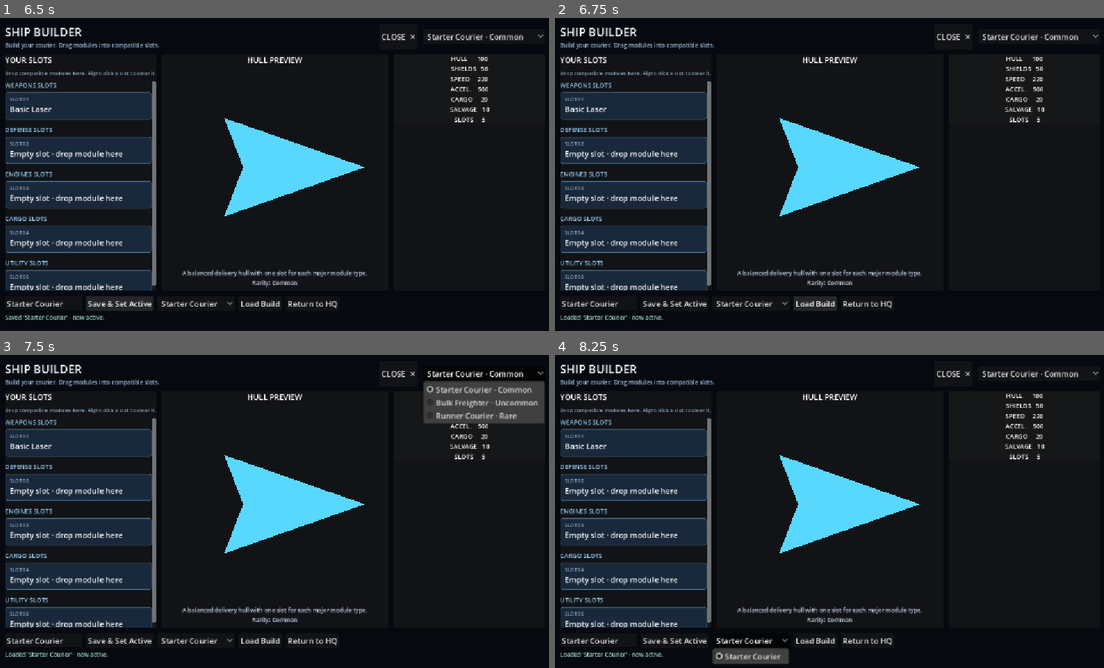
Above: before the commit, frames 1-4 (two rows, left to right).
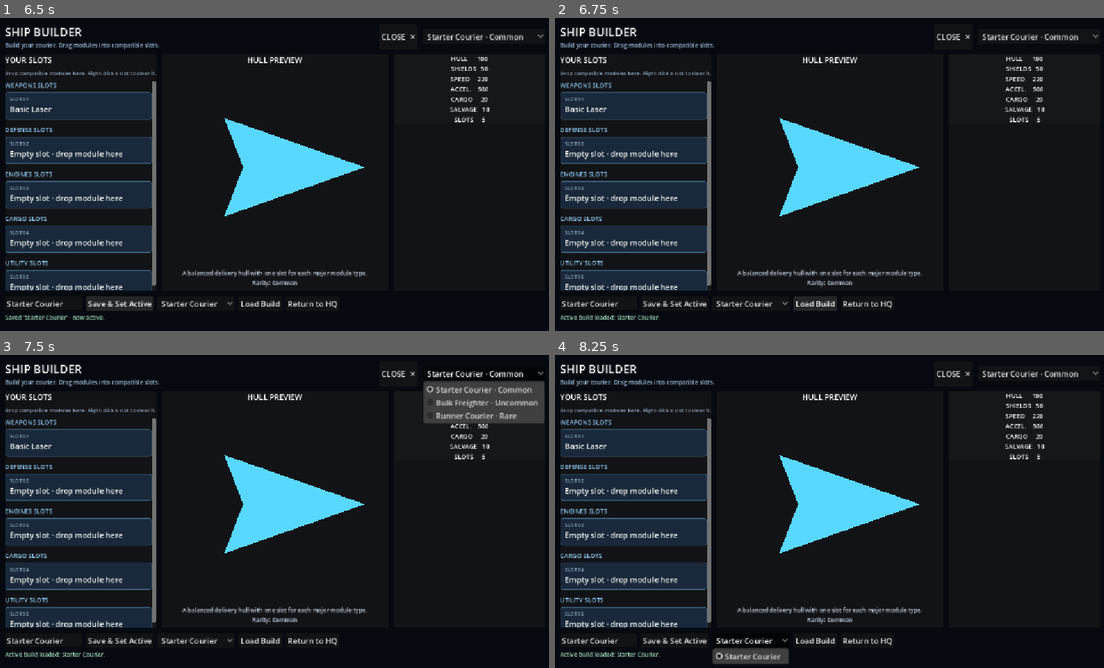
Above: after the commit, the same moments.

Repository: Bbran4/SpaceDelivery
Game: Godot game, scene res://scenes/hq.tscn
Same seed, same stepped clock (60 frames per second), same inputs: the game is played once before the commit and once after it.
Inputs:
- Up to frame 1 (6.5 s): click "Priority Medical Shipment Hel…" at 0.5 s; click "Fragile Relay Components Oute…" at 1.25 s; click "UPGRADES / Unlock Equipment" at 2 s; click "VIEW ROUTE / FRAGILE RELAY CO…" at 2.75 s; click "TEST FLIGHT" at 3.5 s; click "RETURN TO HQ" at 4.25 s; click "SHIPYARD / Configure Ship" at 5 s; click "Save & Set Active" at 5.75 s
- Up to frame 2 (6.75 s): click "Load Build" at 6.5 s
- Up to frame 3 (7.5 s): click "Starter Courier · Common" at 7.25 s
- Up to frame 4 (8.25 s): click "Starter Courier" at 8 s

Frame 1 is identical in both runs. In frame 2, 0.2% of the frame differs, in the area x 1-20%, y 94-97%; in frame 3, 0.2%; in frame 4, 0.2%.

Commit message:
Block weaponless ship saves and loads

Diff:
--- a/scripts/ship_builder.gd
+++ b/scripts/ship_builder.gd
@@ -361,6 +361,9 @@
 func _on_save_pressed() -> void:
 	if selected_hull == null:
 		return
+	if not has_active_weapon():
+		status_label.text = "Cannot save: install a weapon before saving this build."
+		return
 	var build_name: String = build_name_input.text.strip_edges()
 	if build_name.is_empty():
 		status_label.text = "Enter a name before saving."
@@ -381,7 +384,7 @@
 	var build_name: String = str(saved_build_picker.get_item_metadata(saved_build_picker.selected))
 	var build: Dictionary = ShipBuildStore.load_build(build_name)
 	if build.is_empty():
-		status_label.text = "Saved build could not be found."
+		status_label.text = "Saved build is invalid or has no compatible weapon."
 		return
 	var hull_path: String = str(build.get("hull_path", ""))
 	var loaded_hull: ShipHull = load(hull_path) as ShipHull
@@ -389,27 +392,10 @@
 	if loaded_hull == null or hull_index < 0:
 		status_label.text = "The saved hull resource is missing."
 		return
-	selected_hull = loaded_hull
-	hull_picker.select(hull_index)
-	selected_modules.clear()
-	selected_module_paths.clear()
-	selected_modules.resize(selected_hull.slot_categories.size())
-	selected_module_paths.resize(selected_hull.slot_categories.size())
-	var module_paths: Variant = build.get("module_paths", PackedStringArray())
-	for slot_index: int in range(selected_module_paths.size()):
-		var module_path: String = str(module_paths[slot_index]) if slot_index < module_paths.size() else ""
-		var module: ShipModule = load(module_path) as ShipModule if not module_path.is_empty() else null
-		if module != null and not _category_fits(selected_hull.slot_categories[slot_index], module.category):
-			module = null
-			module_path = ""
-		selected_modules[slot_index] = module
-		selected_module_paths[slot_index] = module_path
-	_update_hull_preview()
-	_rebuild_slot_groups()
-	_rebuild_module_groups()
-	_refresh_stats()
-	build_name_input.text = build_name
-	status_label.text = "Loaded '%s' · now active." % build_name
+	_apply_build_to_editor(build, build_name, hull_index)
+	if not has_active_weapon():
+		status_label.text = "This saved build has no active weapon and cannot be loaded."
+		return
 	ShipBuildStore.save_build(build_name, hull_path, selected_module_paths, true)
 
 
